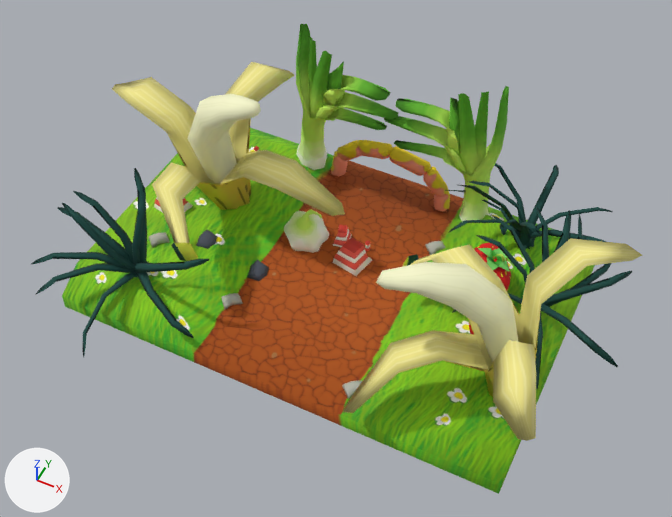
An edit to the FBX model Assets/Meshes/Mesh_opérationnel/D_block_06.FBX, drawn before and after from the same camera.
One viewpoint serves both versions: a 50 mm camera at (5.41, -10.92, 13.96) aimed at (-0.08, 0.05, 0.24). Arrows for +X, +Y and +Z are at lower left; the lights stay in place. Where no turn or scale is listed for an object, it has been applied to the vertices. Vertices at the same position are counted once.

In view in the first picture: 'sol'.
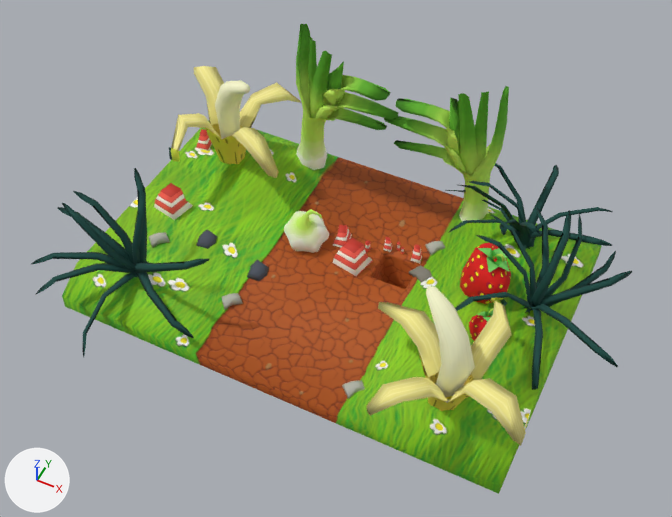
Location of each change, [x1, y1, x2, y2] in pixels of the pictures (672 x 517 px; the box of a moved part takes in the faces that stretch with it):
'sol', reshaped: before [31, 24, 642, 494]; after [31, 24, 632, 494]
part 1 of me_mesh, added: after [383, 237, 392, 252]
part 2 of me_mesh, moved or reshaped: before [187, 94, 261, 184]; after [426, 286, 475, 398]
part 3 of me_mesh, added (beige): after [215, 80, 250, 139]
part 4 of me_mesh, rebuilt (46% narrower, 26% shorter): before [343, 238, 642, 441]; after [366, 297, 526, 446]
part 5 of me_mesh, added (yellow): after [169, 66, 301, 178]
part 6 of me_mesh, deleted: before [331, 140, 450, 212]
part 7 of me_mesh, deleted (beige): before [376, 262, 519, 363]
part 8 of me_mesh, cut back: before [112, 62, 464, 414]; after [193, 157, 464, 414]
part 9 of me_mesh, recoloured: [62, 130, 595, 491] in both

What the commit changed:
Picture 'sol_2_Normal.tga' (img_sol_2_normal_tga) is new.
Picture 'AtlasBase.tga.001' (img_atlasbase_tga_001) is new.
Material 'blinn1' (mat_blinn1) is new.
Uses the picture img_sol_2_normal_tga.
Uses the picture img_sol_2_v2_png.
Material 'Material #25.001' (mat_material__25_001) is new.
Its texture is img_atlasbase_tga_001.
Its roughness is 0.859.
Material 'blinn2' (mat_blinn2) is new.
Its texture is img_atlasbase_tga.
Its roughness is 0.749.
me_mesh is used by ob_sol; location (0.0, 0.0, 0.0).
me_mesh had 2674 vertices, 4316 faces and spanned x -5.39..5.58, y -4.01..3.96, z -0.34..3.67.
me_mesh now has 2534 vertices, 4054 faces and spans x -4.97..5.58, y -4.01..3.96, z -3.46..3.66.
me_mesh part 1: the loose piece of 8 vertices spanning x -0.48..-0.11, y 0.54..0.99, z -0.04..0.32 is copied, and the copy is scaled about its middle by (0.572, 0.366, 0.789), then moved by (0.92, 0.22, -0.03), in mat_blinn2 (picture img_atlasbase_tga); it spans x 0.52..0.73, y 0.9..1.07, z -0.03..0.25.
me_mesh part 2: the loose piece of 41 vertices spanning x -3.28..-1.47, y -0.31..0.74, z 1.0..3.67 is multiplied about its middle by the matrix ((-0.62, -0.274, -0.009), (0.272, -0.612, -0.106), (0.035, -0.1, 0.67)), then moved by (5.28, -2.21, -0.66), in mat_material__25_001 (picture img_atlasbase_tga_001).
me_mesh part 3: the loose piece of 41 vertices spanning x -3.28..-1.47, y -0.31..0.74, z 1.0..3.67 is copied, and the copy is multiplied about its middle by the matrix ((0.605, 0.303, 0.045), (-0.305, 0.584, 0.161), (0.034, -0.163, 0.657)), then moved by (-0.79, 1.41, -0.67), in mat_material__25_001 (picture img_atlasbase_tga_001); it spans x -3.76..-2.66, y 1.32..2.09, z 0.74..2.62.
me_mesh part 4: the loose piece of 82 vertices spanning x 1.41..5.33, y -3.49..0.06, z 0.15..3.23 is rebuilt with 82 vertices and now spans x 1.42..4.64, y -3.55..-0.37, z 0.1..1.88, in mat_material__25_001 (picture img_atlasbase_tga_001).
me_mesh part 5: a new loose piece of 82 vertices spanning x -4.85..-1.75, y 0.0..3.11, z 0.09..1.86, in mat_material__25_001 (picture img_atlasbase_tga_001).
me_mesh part 6: the loose piece of 192 vertices spanning x -1.49..1.34, y 2.42..2.73, z -0.24..1.19 is deleted.
me_mesh part 7: the loose piece of 41 vertices spanning x 1.79..4.13, y -2.34..-0.96, z 0.99..3.15 is deleted.
Part 8, on me_mesh:
82 vertices are removed from x -5.39..0.04, y -2.11..2.71, z 0.07..2.69.
152 faces are deleted.
44 vertices are added at x 0.56..1.42, y 0.13..1.09, z -3.46..0.32.
26 new faces join them, mat_blinn1.
46 new faces join them, mat_blinn2 (picture img_atlasbase_tga).
me_mesh part 9: 40 faces spanning x -4.5..4.5, y -3.0..3.0, z -0.34..0.34 switch from mat_material__26 (picture img_sol_2_v2_png) to mat_blinn1.
me_mesh now uses material mat_blinn2 (picture img_atlasbase_tga).
me_mesh now uses material mat_material__25_001 (picture img_atlasbase_tga_001).
